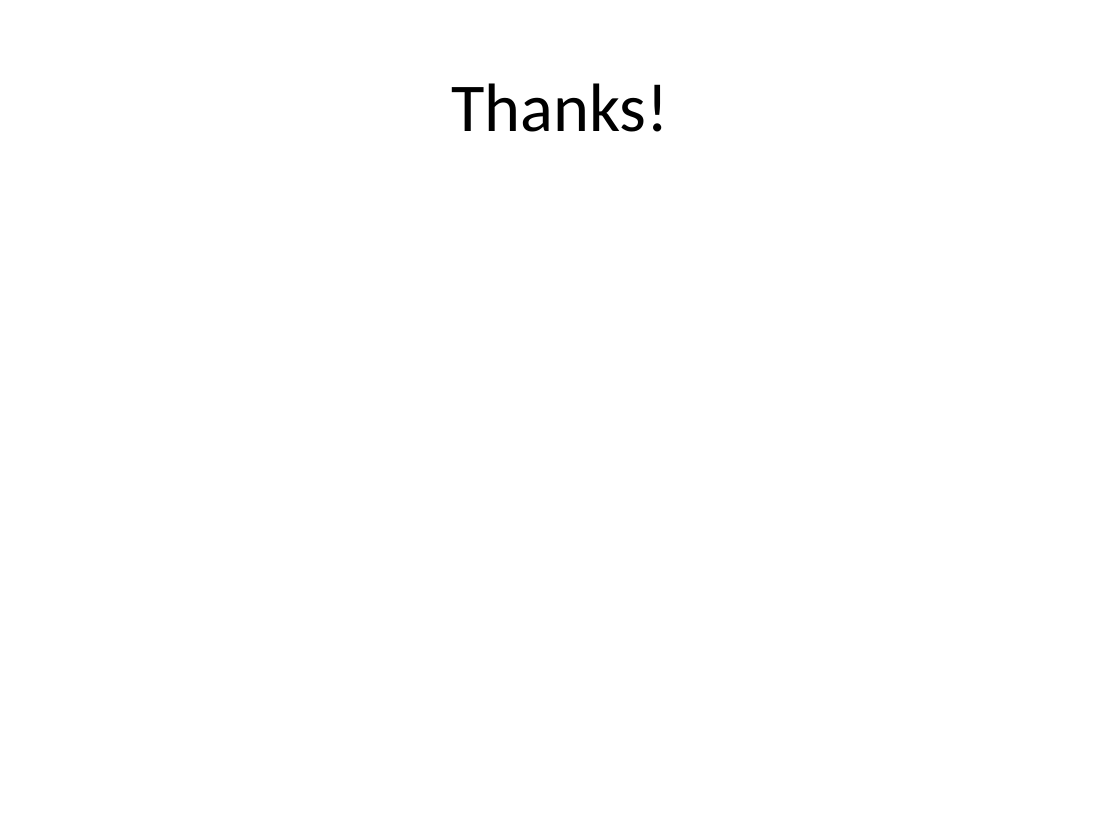
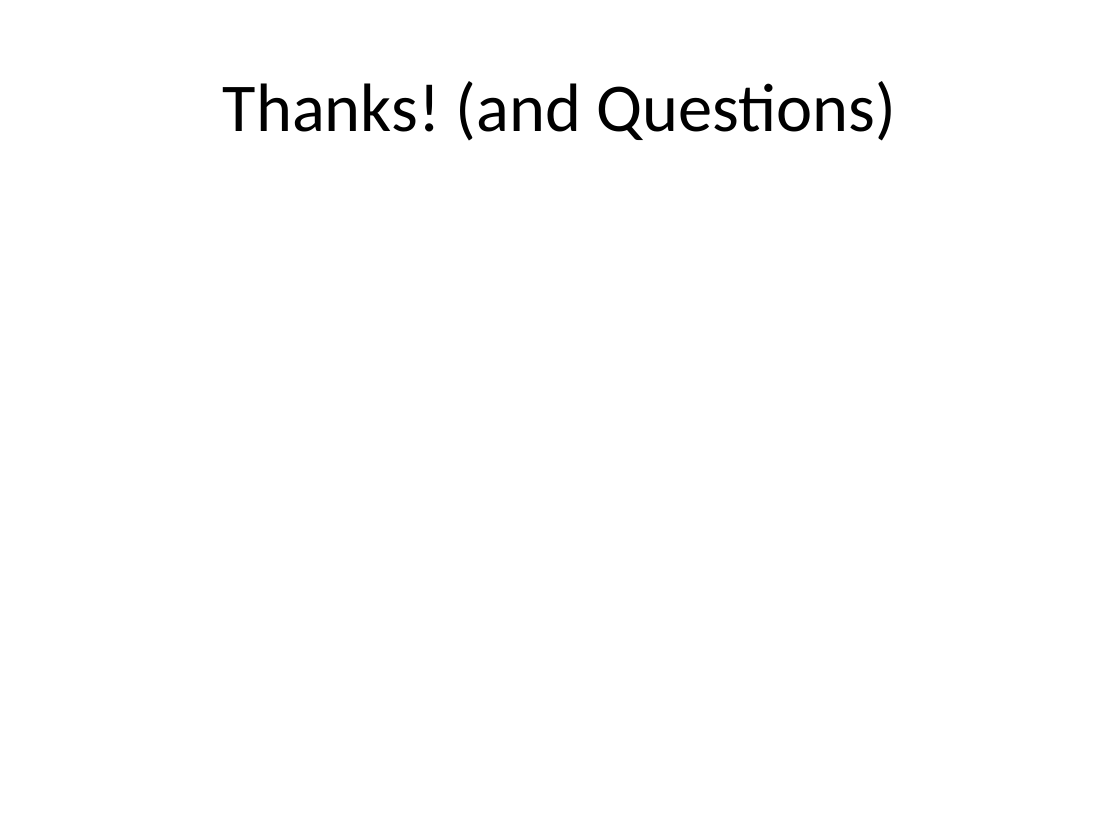
Before and after one commit to probablytom/fuzzi-moss-paper, a slide deck: slide 32 of Presentation.pptx. Drawn at 1120x840 pixels with LibreOffice and Linux fonts; fonts in the diff are those of the drawing. Boxes give left, top, right and bottom in pixels: in the first picture for what was removed or moved away, otherwise in the second. Text is boxed around its words. In the diff, an @@ line names an element or a change of style, - is before the commit and + after.

```diff
--- a/Presentation.pptx
+++ b/Presentation.pptx
@@ title at [223,81,897,141]: text changed @@
-Thanks!
+Thanks! (and Questions)
```
Also in this commit, not shown: 5 other slides changed, 1 other file.
